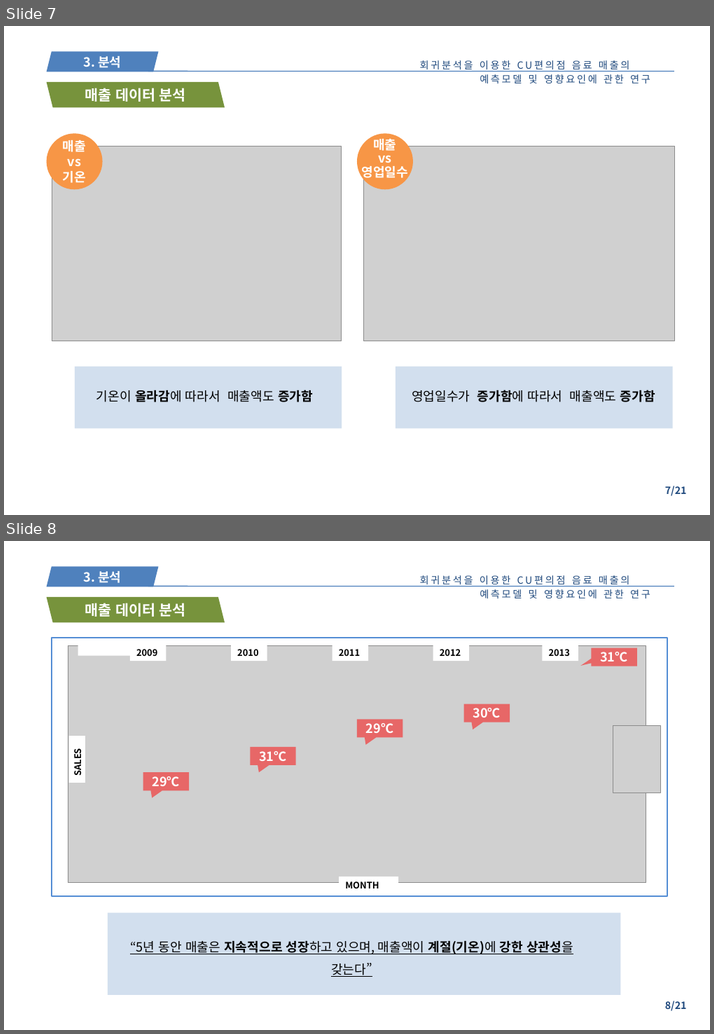
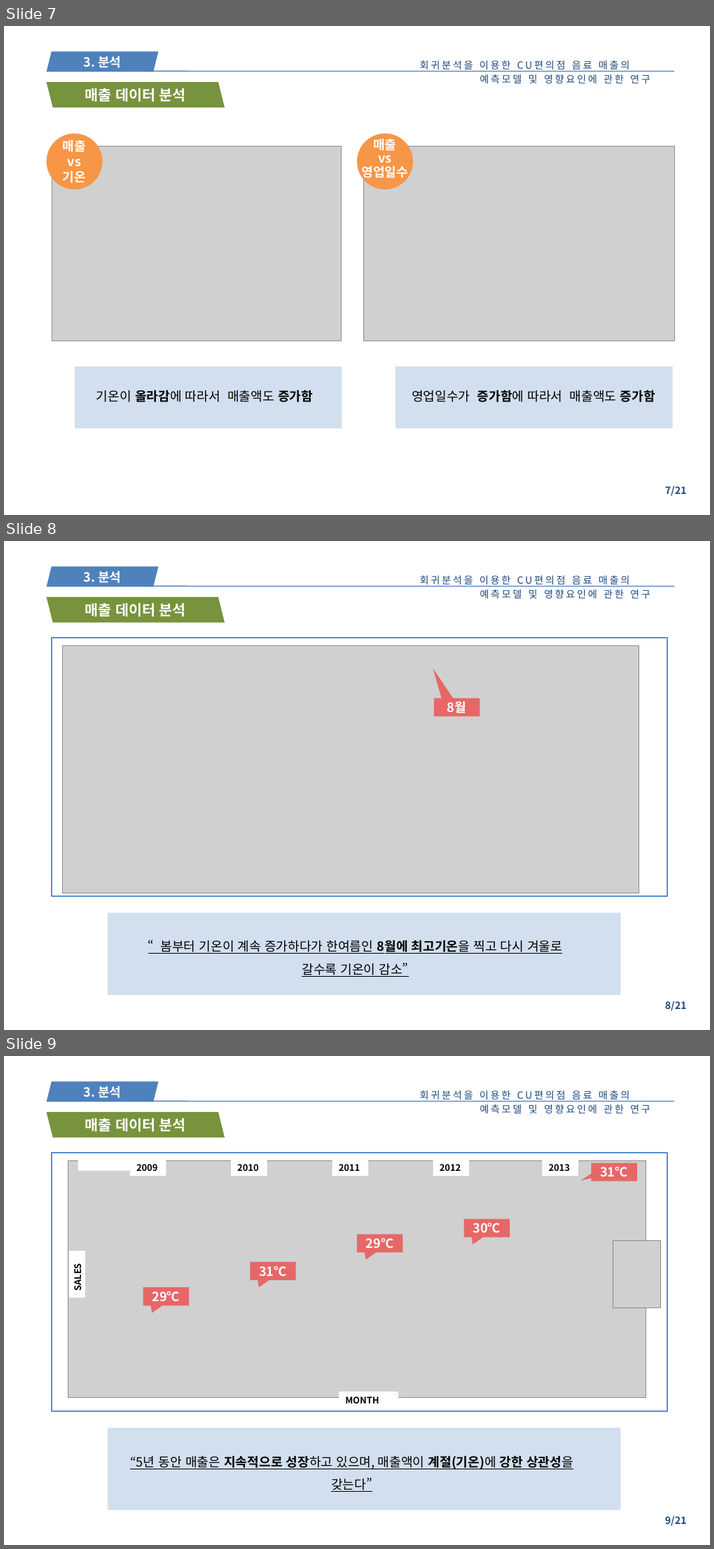
Before and after one commit to worldjohn/nb_team3, a slide deck: Project_3조_230423최종_최종_최종.pptx. Shown one above the other, each under a label of ours: slides 7 and 8 before the commit, slides 7, 8 and 9 after it. The pictures are 714x1034 and 714x1549 pixels, drawn with LibreOffice and Linux fonts; fonts in the diff are those of the drawing; grey boxes stand for pictures. Boxes give left, top, right and bottom in pixels: in the first picture for what was removed or moved away, otherwise in the second. Text is boxed around its words. In the diff, an @@ line names an element or a change of style, - is before the commit and + after.

```diff
--- a/Project_3조_230423최종_최종_최종.pptx
+++ b/Project_3조_230423최종_최종_최종.pptx
@@ slide 8 added at (4, 541, 710, 1030), background #FFFFFF; not listed: 4 template elements that a slide beside it also shows @@
@@ parallelogram added at (46, 597, 224, 622), fill #77933C, 16 pt, text #FFFFFF, bold @@
+매출 데이터 분석
@@ rectangle added at (52, 638, 668, 895), outline #558ED5 1.5 pt @@
@@ picture added at (63, 645, 639, 893) @@
@@ speech box added at (434, 698, 479, 716), fill #FF0000 at 50% opacity, 14 pt, text #FFFFFF, bold @@
+8월
@@ rectangle added at (108, 913, 620, 995), fill #4F81BD at 25% opacity @@
@@ text added at (161, 939, 562, 976), 14 pt, text #000000, underline @@
+“봄부터 기온이 계속 증가하다가 한여름인 8월에 최고기온을 찍고 다시 겨울로 갈수록 기온이 감소”
@@ what was slide 8 is now slide 9 @@
```
